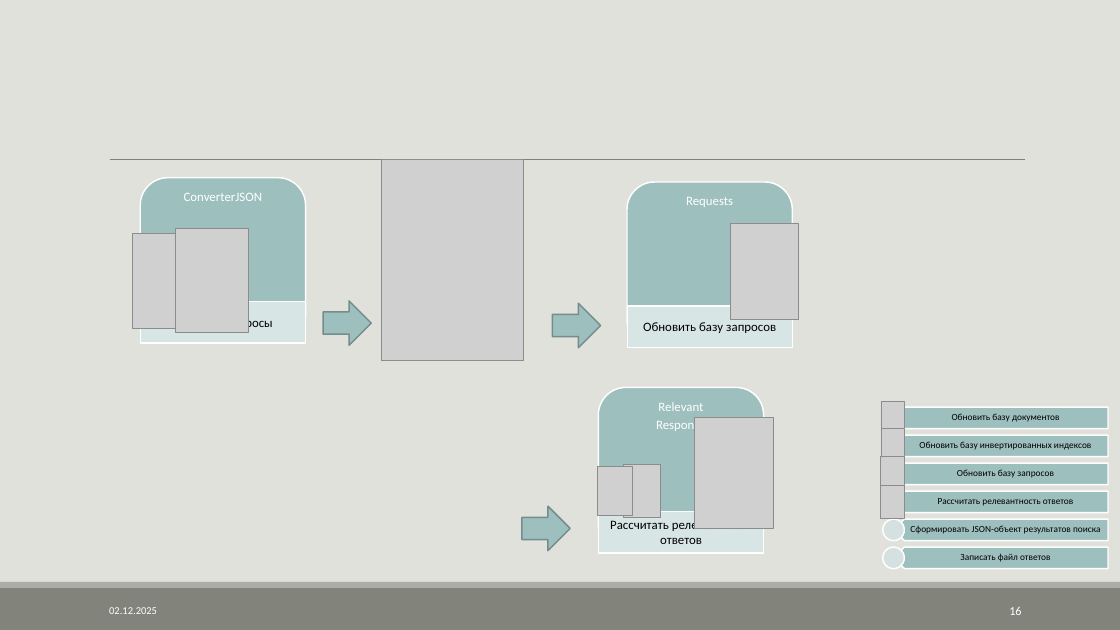
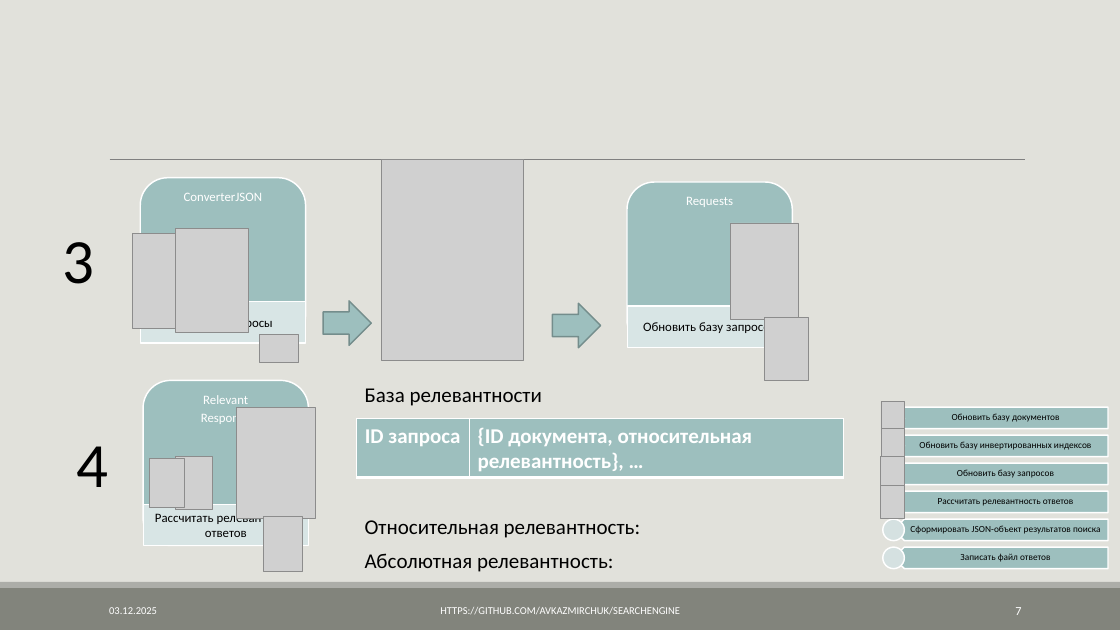
Before and after one commit to AVKazmirchuk/SearchEngine, a slide deck: slide 7 of presentation/защита.pptx (slide 16 before the commit). Drawn at 1120x630 pixels with LibreOffice and Linux fonts; fonts in the diff are those of the drawing; grey boxes stand for pictures. Boxes give left, top, right and bottom in pixels: in the first picture for what was removed or moved away, otherwise in the second. Text is boxed around its words. In the diff, an @@ line names an element or a change of style, - is before the commit and + after.

Commit message:
update presentation

```diff
--- a/presentation/защита.pptx
+++ b/presentation/защита.pptx
@@ text added at (63,242,95,284), 54 pt, text #000000 @@
+3
@@ picture added at (765,318,808,380) @@
@@ picture added at (260,335,299,363) @@
@@ rounded rectangle: place and size @@
-rounded rectangle at (598,387,764,553)
+rounded rectangle at (143,381,308,546)
@@ text "Relevant": place and size @@
-text "Relevant" at (656,402,706,433)
+text "Relevant" at (201,395,251,426)
@@ text added at (365,388,542,406), 18 pt, text #000000 @@
+База релевантности
@@ picture: place and size @@
-picture at (695,418,773,528)
+picture at (237,408,315,518)
@@ table added at (356,419,844,478), 1 rows, 2 columns @@
+ID запроса | {ID документа, относительная релевантность}, …
@@ text added at (77,446,109,487), 54 pt, text #000000 @@
+4
@@ picture: place and size @@
-picture at (597,466,633,516)
+picture at (150,458,185,507)
@@ picture: place and size @@
-picture at (623,465,660,517)
+picture at (176,457,213,509)
@@ rectangle "Рассчитать релевантность ответов": place and size @@
-rectangle "Рассчитать релевантность ответов" at (599,512,764,553)
+rectangle "Рассчитать релевантность ответов" at (144,504,308,545)
@@ right arrow removed at (522,507,570,551) @@
@@ picture added at (263,517,302,572) @@
@@ text added at (365,520,640,538), 18 pt, text #000000 @@
+Относительная релевантность:
@@ text added at (365,553,613,572), 18 pt, text #000000 @@
+Абсолютная релевантность:
@@ text added at (440,607,680,614), 9 pt, text #FFFFFF @@
+HTTPS://GITHUB.COM/AVKAZMIRCHUK/SEARCHENGINE
@@ page number at (1015,607,1021,615): text changed @@
-16
+7
```
Also in this commit, not shown: 24 other slides changed, 1 slide added, 1 slide removed, 40 other files.
